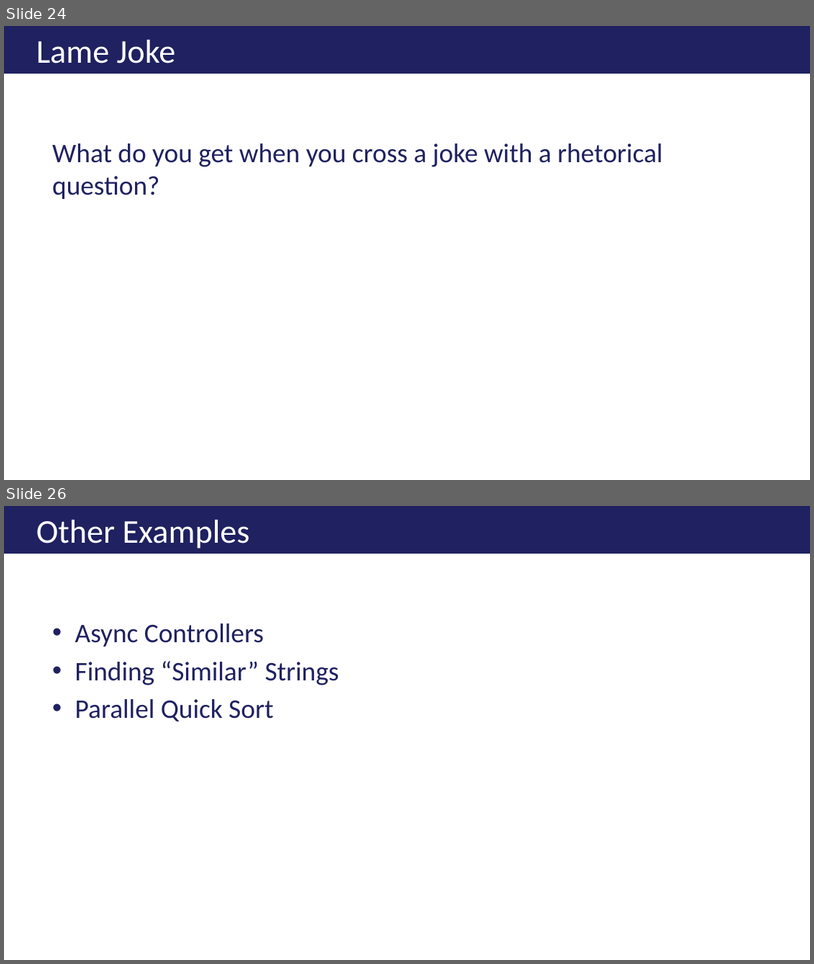
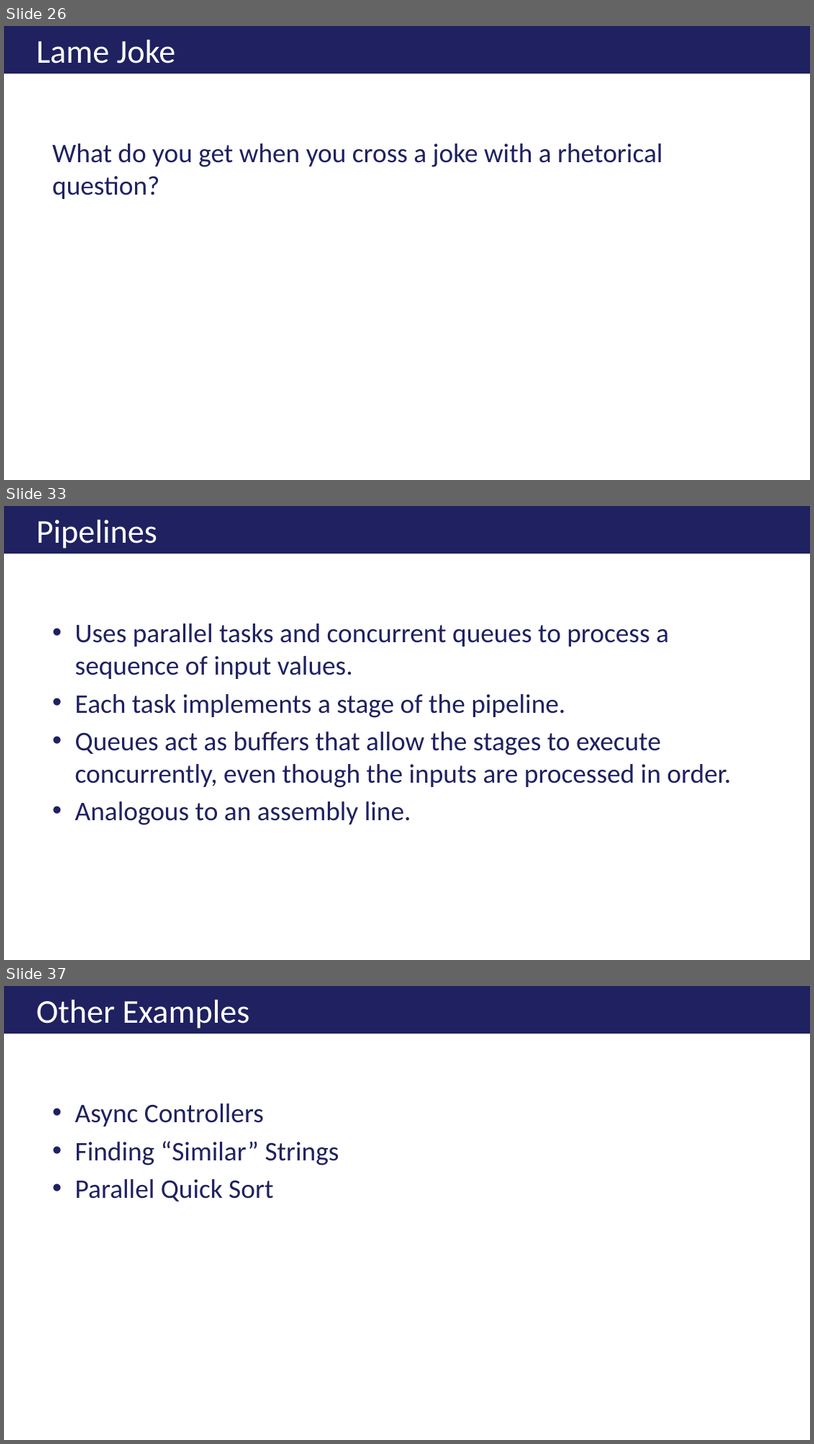
Before and after one commit to ericburcham/THasyINKnc, a slide deck: Presentation/THasINKync.pptx. Shown one above the other, each under a label of ours: slides 24 and 26 before the commit, slides 26, 33 and 37 after it; the slides between them are not shown. The pictures are 814x964 and 814x1444 pixels, drawn with LibreOffice and Linux fonts; fonts in the diff are those of the drawing; background and template pictures are left out. Boxes give left, top, right and bottom in pixels: in the first picture for what was removed or moved away, otherwise in the second. Text is boxed around its words. In the diff, an @@ line names an element or a change of style, - is before the commit and + after.

```diff
--- a/Presentation/THasINKync.pptx
+++ b/Presentation/THasINKync.pptx
@@ slide 33 added at (4, 506, 810, 960), background #FFFFFF @@
@@ title added at (4, 506, 810, 554), fill #1F2160, 29.7 pt, text #FFFFFF @@
+Pipelines
@@ text added at (75, 623, 731, 825), 24 pt, text #1F2160 @@
+• Uses parallel tasks and concurrent queues to process a sequence of input values.
+• Each task implements a stage of the pipeline.
+• Queues act as buffers that allow the stages to execute concurrently, even though the inputs are processed in order.
+• Analogous to an assembly line.
@@ what was slide 24 is now slide 26 @@
@@ what was slide 26 is now slide 37 @@
```
Also in this commit, not shown: 4 slides changed, 10 other slides added, 1 other file.
